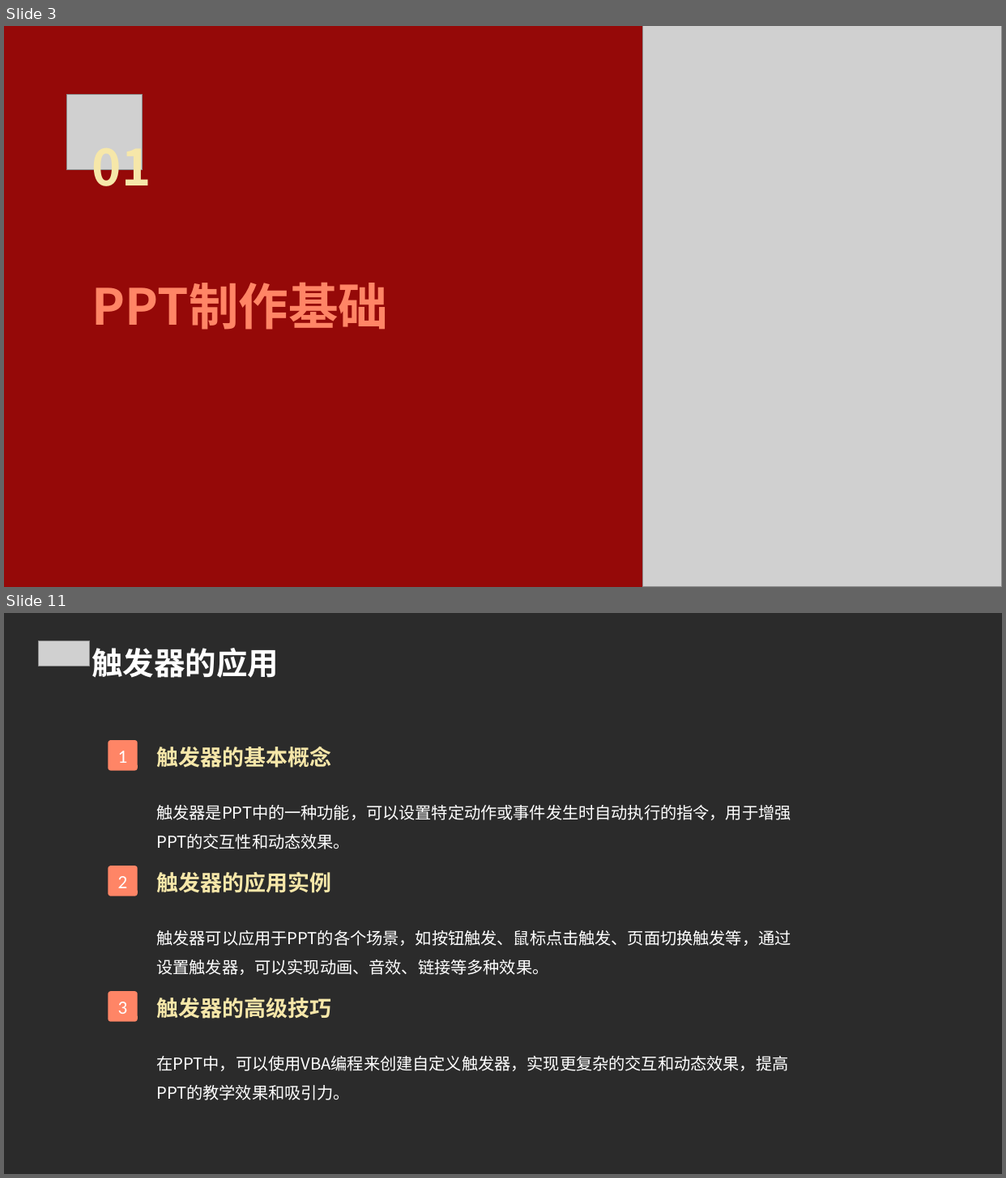
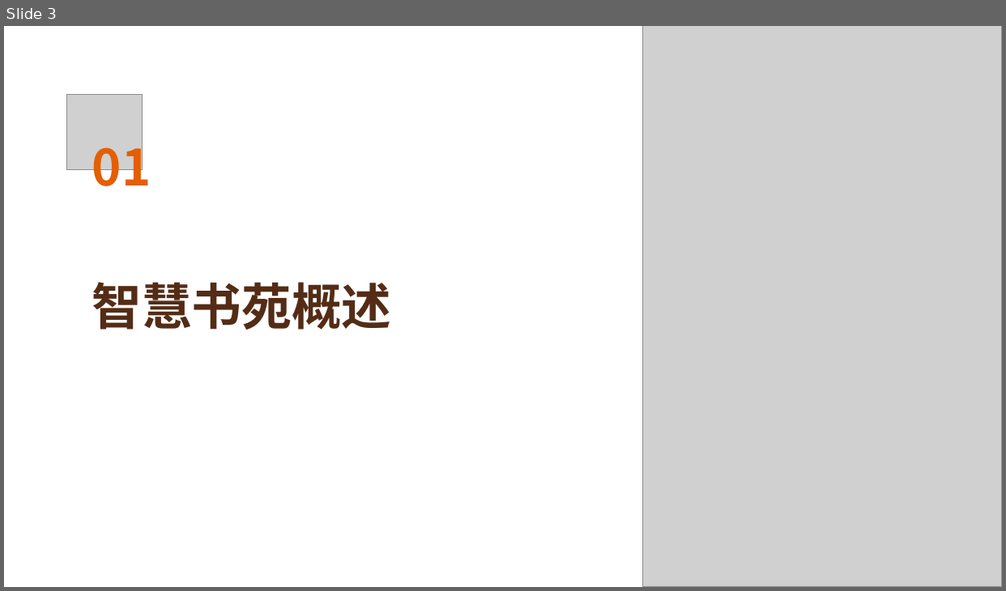
Before and after one commit to FlashLizard/Intelligent_Learning_Platform, a slide deck: src/generate_ppt/generate_ppt/ppttmp.ppt. Shown one above the other, each under a label of ours: slides 3 and 11 before the commit, slide 3 after it; the slides between them are not shown. The pictures are 1006x1178 and 1006x591 pixels, drawn with LibreOffice and Linux fonts; fonts in the diff are those of the drawing; grey boxes stand for pictures; background and template pictures are left out; a plain dark background stands for a picture behind light text. Boxes give left, top, right and bottom in pixels: in the first picture for what was removed or moved away, otherwise in the second. Text is boxed around its words. In the diff, an @@ line names an element or a change of style, - is before the commit and + after.

```diff
--- a/src/generate_ppt/generate_ppt/ppttmp.ppt
+++ b/src/generate_ppt/generate_ppt/ppttmp.ppt
@@ slide 11 removed at [4, 613, 1002, 1174], background picture (left out) @@
@@ picture removed at [39, 641, 89, 666] @@
@@ text removed at [91, 648, 279, 678] @@
-触发器的应用
@@ rounded rectangle removed at [108, 740, 138, 771] @@
-1
@@ text removed at [156, 747, 791, 850] @@
-触发器的基本概念
-触发器是PPT中的一种功能，可以设置特定动作或事件发生时自动执行的指令，用于增强PPT的交互性和动态效果。
@@ rounded rectangle removed at [108, 866, 138, 897] @@
-2
@@ text removed at [156, 872, 791, 975] @@
-触发器的应用实例
-触发器可以应用于PPT的各个场景，如按钮触发、鼠标点击触发、页面切换触发等，通过设置触发器，可以实现动画、音效、链接等多种效果。
@@ rounded rectangle removed at [108, 992, 138, 1023] @@
-3
@@ text removed at [156, 998, 788, 1101] @@
-触发器的高级技巧
-在PPT中，可以使用VBA编程来创建自定义触发器，实现更复杂的交互和动态效果，提高PPT的教学效果和吸引力。
@@ slide 3 changed as well @@
@@ background #950908 to #FFFFFF @@
@@ text "01" at [92, 135, 151, 199]: text colour #F6E7A9 to #E45E03 @@
@@ text at [92, 282, 392, 330]: text changed; text colour #FF8566 to #542C16 @@
-PPT制作基础
+智慧书苑概述
```
Also in this commit, not shown: 5 other slides changed, 21 slides added, 22 other slides removed, 36 other files.
